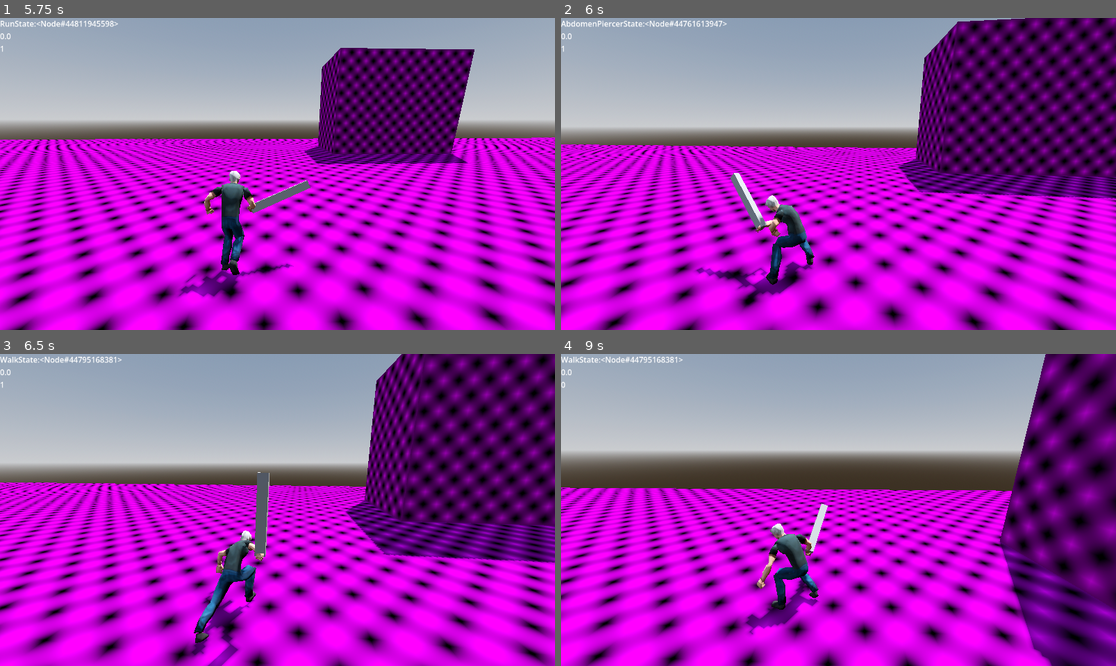
Above: before the commit, frames 1-4 (two rows, left to right).
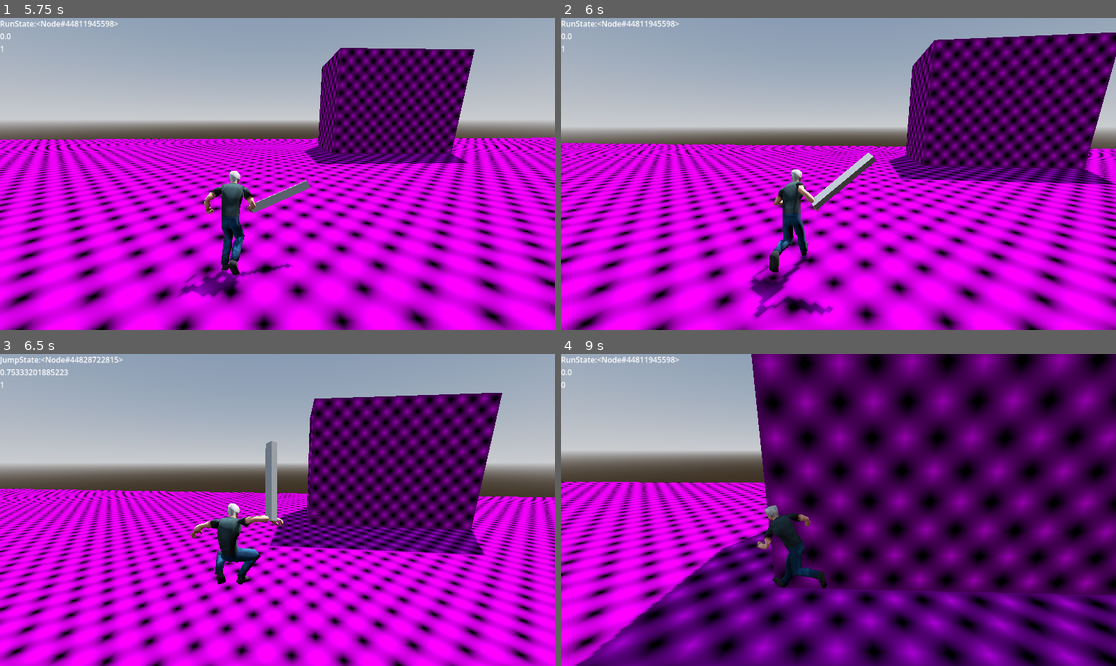
Above: after the commit, the same moments.

Repository: Its-JPower/DemonMightWeep6
Game: Godot game, scene res://scenes/test_map_scene.tscn
Two runs of this game, one before a commit and one after it. Both use one fixed random seed, a clock stepped at 60 frames per second and the inputs below.
Inputs (mouse positions are in pixels of both pictures, inside the frame that each line leads up to):
- Up to frame 1 (5.75 s): move the mouse to (305, 174) at 0.52 s; hold W (move_forward) from 0.53 s (still down); click (305, 174) at 0.6 s; tap Space (jump) at 0.77, 1.52, 3.02, 3.77, 4.52 s; right-click (305, 174) at 0.8 s; move the mouse to (249, 174) at 1.27 s; right-click (249, 174) at 1.35 s; click (249, 174) at 1.55 s; move the mouse to (288, 167) at 2.02 s; click (288, 167) at 2.1 s; right-click (288, 167) at 2.3 s; move the mouse to (271, 180) at 2.77 s; tap Ctrl (cam_lock) at 2.85 s; click (271, 180) at 3.05 s; move the mouse to (316, 177) at 3.52 s; tap Tab (lock_on) at 3.6 s; right-click (316, 177) at 3.8 s; move the mouse to (233, 170) at 4.27 s; tap Shift (run) at 4.35 s; click (233, 170) at 4.55 s; move the mouse to (283, 174) at 5.02 s; right-click (283, 174) at 5.1 s
- Up to frame 2 (6 s): move the mouse to (816, 167) at 5.77 s; release W (move_forward) at 5.78 s; hold D (move_right) from 5.78 s (still down); click (816, 167) at 5.85 s
- Up to frame 3 (6.5 s): keep holding D (move_right); tap Space (jump) at 6.02 s
- Up to frame 4 (9 s): move the mouse to (866, 510) at 6.52 s; release D (move_right) at 6.53 s; hold W (move_forward) 6.53-8.78 s; right-click (866, 510) at 6.6 s; tap Space (jump) at 6.77, 7.52 s; move the mouse to (810, 510) at 7.27 s; click (810, 510) at 7.35 s; move the mouse to (849, 503) at 8.02 s; tap Ctrl (cam_lock) at 8.1 s; right-click (849, 503) at 8.3 s; move the mouse to (832, 516) at 8.77 s; hold A (move_left) from 8.78 s (still down); tap Tab (lock_on) at 8.85 s

Frame 1 is identical in both runs. In frame 2, 52% of the frame differs, in the area x 0-100%, y 0-100%; in frame 3, 56%; in frame 4, 72%.

Commit message:
Update run_state.gd

Diff:
--- a/scripts/states/run_state.gd
+++ b/scripts/states/run_state.gd
@@ -28,5 +28,5 @@
 		return
 
 	# Running attack always triggers AbdomenPiercer — feels like a charge
-	if Input.is_action_just_pressed("attack"):
+	if Input.is_action_just_pressed("attack") and player.is_specialing_it:
 		state_machine.transition_to(state_machine.get_node("AbdomenPiercerState"))
